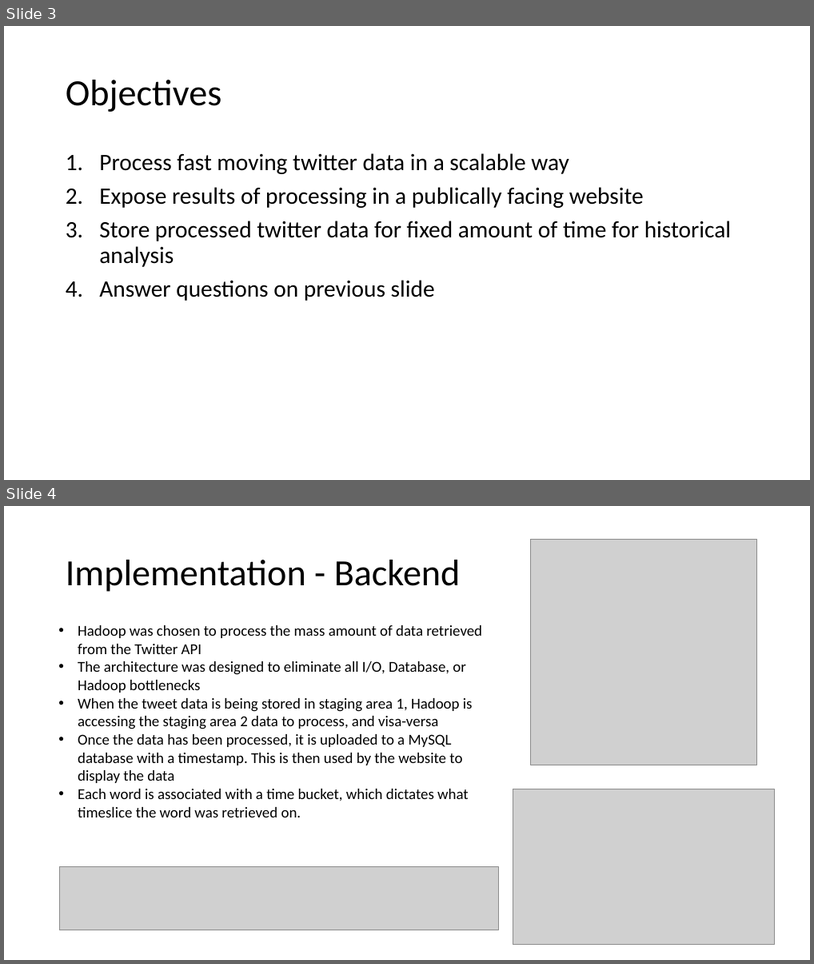
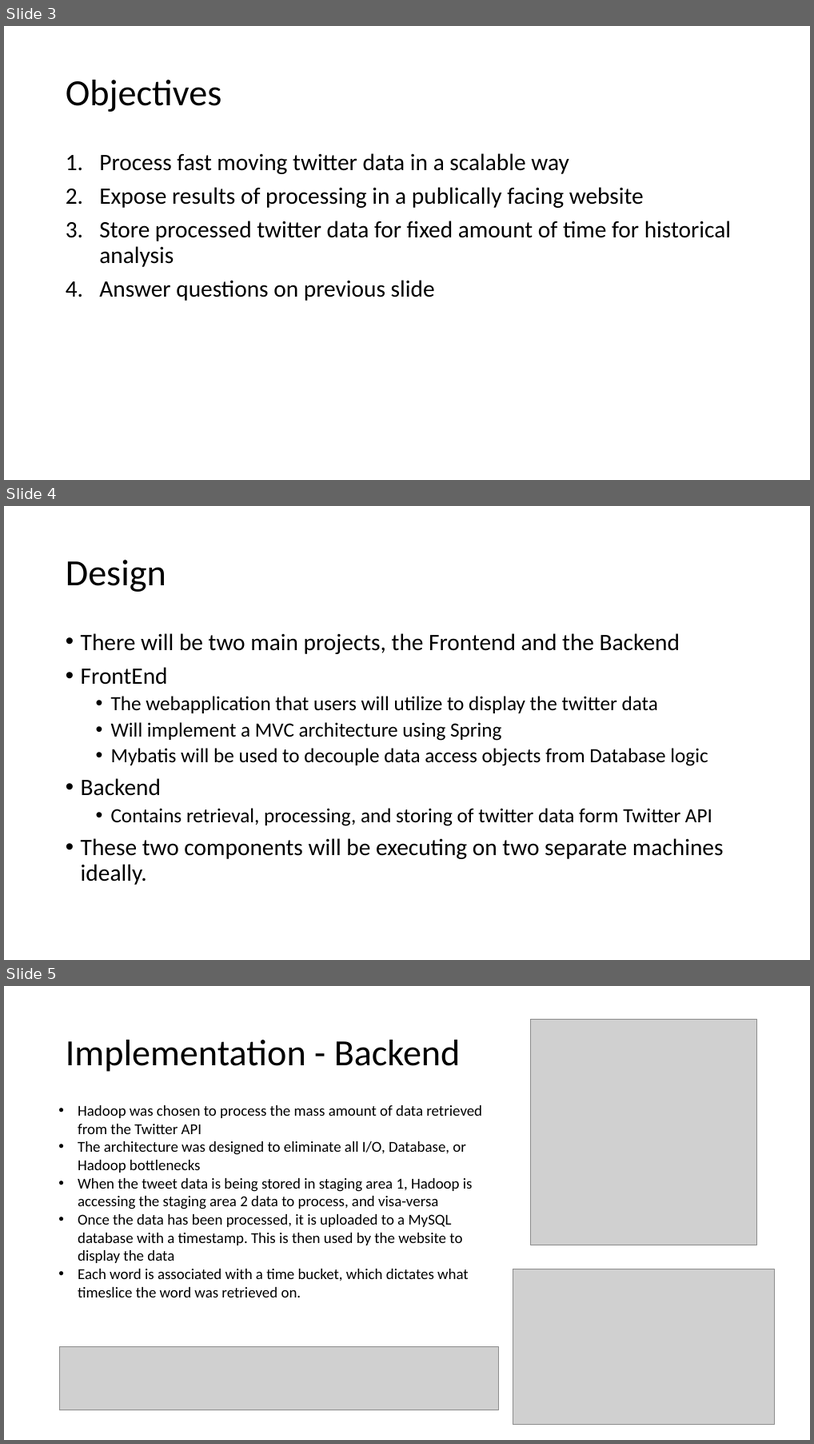
Before and after one commit to USATwitterMap/TwitterMapWebApp, a slide deck: TwitterMapOverview.pptx. Shown one above the other, each under a label of ours: slides 3 and 4 before the commit, slides 3, 4 and 5 after it. The pictures are 814x964 and 814x1444 pixels, drawn with LibreOffice and Linux fonts; fonts in the diff are those of the drawing; grey boxes stand for pictures. Boxes give left, top, right and bottom in pixels: in the first picture for what was removed or moved away, otherwise in the second. Text is boxed around its words. In the diff, an @@ line names an element or a change of style, - is before the commit and + after.

```diff
--- a/TwitterMapOverview.pptx
+++ b/TwitterMapOverview.pptx
@@ slide 4 added at (x1=4, y1=506, x2=810, y2=960), background #FFFFFF @@
@@ title added at (x1=66, y1=560, x2=166, y2=592), 44 pt, text #000000 @@
+Design
@@ text added at (x1=81, y1=633, x2=724, y2=884), 24 pt, text #000000 @@
+• There will be two main projects, the Frontend and the Backend
+• FrontEnd
+  • The webapplication that users will utilize to display the twitter data
+  • Will implement a MVC architecture using Spring
+  • Mybatis will be used to decouple data access objects from Database logic
+• Backend
+  • Contains retrieval, processing, and storing of twitter data form Twitter API
+• These two components will be executing on two separate machines ideally.
@@ what was slide 4 is now slide 5 @@
```
Also in this commit, not shown: 2 other slides added.
